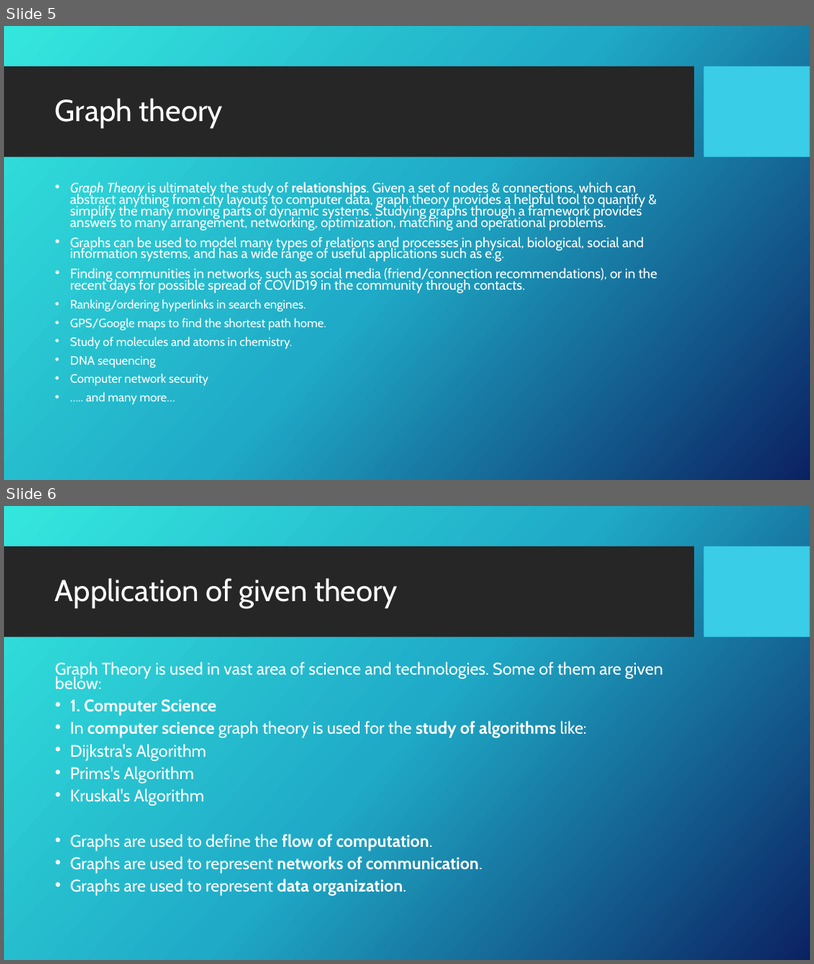
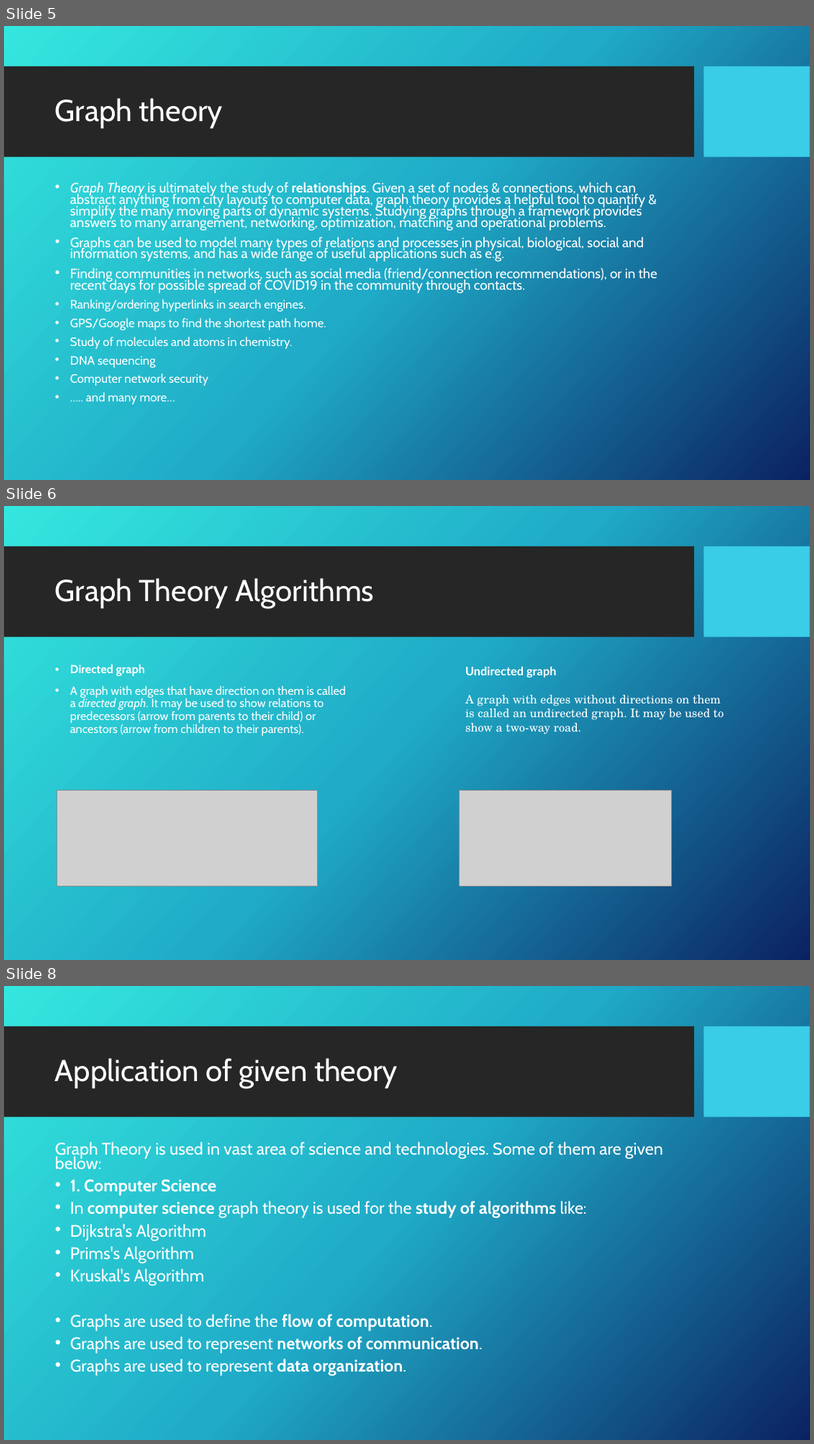
Before and after one commit to UlzhanarB/BIGRES, a slide deck: Graph Theory.pptx. Shown one above the other, each under a label of ours: slides 5 and 6 before the commit, slides 5, 6 and 8 after it; the slides between them are not shown. The pictures are 814x964 and 814x1444 pixels, drawn with LibreOffice and Linux fonts; fonts in the diff are those of the drawing; grey boxes stand for pictures; background and template pictures are left out. Boxes give left, top, right and bottom in pixels: in the first picture for what was removed or moved away, otherwise in the second. Text is boxed around its words. In the diff, an @@ line names an element or a change of style, - is before the commit and + after.

```diff
--- a/Graph Theory.pptx
+++ b/Graph Theory.pptx
@@ slide 6 added at bbox=[4, 506, 810, 960], background picture (left out); not listed: 2 template elements that a slide beside it also shows @@
@@ title added at bbox=[55, 578, 374, 608], 36 pt, text #FFFFFF @@
+Graph Theory Algorithms
@@ text added at bbox=[70, 664, 346, 736], 14 pt, text #FFFFFF @@
+• Directed graph
+• A graph with edges that have direction on them is called a directed graph. It may be used to show relations to predecessors (arrow from parents to their child) or ancestors (arrow from children to their parents).
@@ text added at bbox=[466, 667, 725, 734], 14 pt, text #FFFFFF @@
+Undirected graph
+A graph with edges without directions on them is called an undirected graph. It may be used to show a two-way road.
@@ picture added at bbox=[57, 790, 317, 886] @@
@@ picture added at bbox=[460, 790, 672, 886] @@
@@ what was slide 6 is now slide 8 @@
```
Also in this commit, not shown: 1 other slide added, 1 slide removed.
